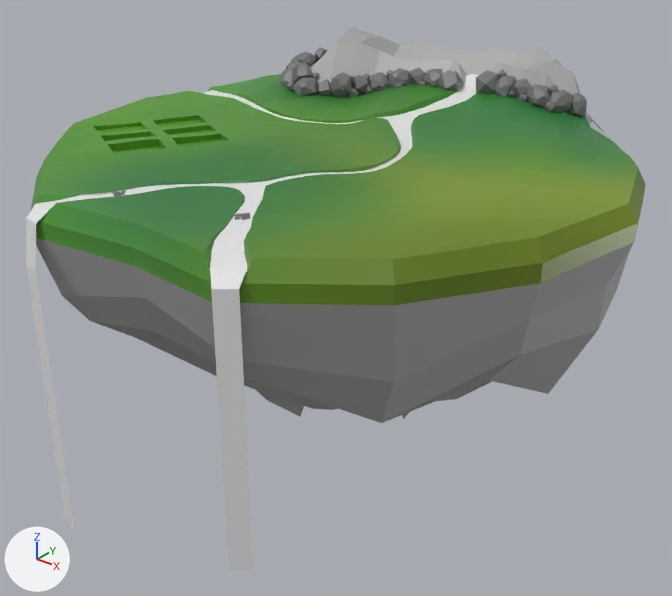
The FBX model Assets/Graphic/Meshes/Island.fbx as it was, and as the next commit left it.
One viewpoint serves both versions: a camera (50 mm lens) standing at (-41.0, -197.0, 82.0) and looking at (-196.0, -3.0, -38.0). Lighting does not change. The marker at lower left points along +X, +Y and +Z. Where no turn or scale is listed for an object, it has been applied to the vertices. Vertices at the same position are counted once.

The first picture shows 'Top_Island_without_mod.001'.
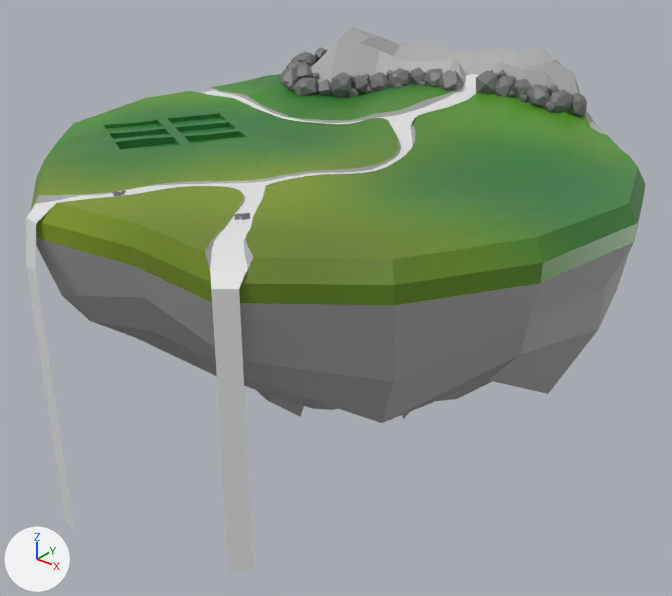
The newer file is also rescaled (x0.5), turned or shifted as a whole; pictures and numbers use the older file's frame.

Pixel boxes [x1, y1, x2, y2] of what changed, in the pictures (672 x 596 px; the box of a moved part takes in the faces that stretch with it):
part 1 of me_sphere_022, moved or reshaped
    both: [27, 40, 646, 382]
part 2 of me_sphere_022, surface changed
    both: [39, 67, 638, 257]
part 3 of me_sphere_022, recoloured (green to grey)
    both: [161, 87, 458, 265]

The edits, one by one:
me_sphere_022 is used by ob_top_island_without_mod_001; location (-205.0, 21.5, -0.9).
me_sphere_022 had 2174 vertices, 1989 faces and spanned x -75.0..93.0, y -107.0..69.0, z -85.0..28.0.
me_sphere_022 now has 2186 vertices, 1989 faces and spans x -75.0..93.0, y -107.0..69.0, z -85.0..28.0.
Part 1, on me_sphere_022:
62 vertices are removed from x -56.0..-15.0, y -70.0..-27.0, z 8.0..11.0.
195 faces are deleted.
4 vertices in x -58.0..-41.0, y -64.0..-55.0, z 8.0..10.0 move by (1.0, 3.0, 0.0).
38 vertices move within x -68.0..45.0, y -99.0..31.0, z 7.0..15.0.
74 vertices are added at x -73.0..92.0, y -100.0..67.0, z 7.0..17.0.
66 new faces join them, mat_m_bottom_island (grey #adadad).
22 new faces join them, mat_m_rocks (grey #727272).
13 new faces join them, mat_m_water (white #e7e7e7).
94 new faces join them, mat_m_grassland (picture img_grass_jpg).
me_sphere_022 part 2: 524 kept faces spanning x -72.0..91.0, y -105.0..66.0, z 4.0..28.0 get new texture (UV) coordinates.
me_sphere_022 part 3: 113 faces spanning x -69.0..45.0, y -103.0..30.0, z 6.0..15.0 switch from mat_m_grassland (picture img_grass_jpg) to mat_m_bottom_island (grey #adadad).
